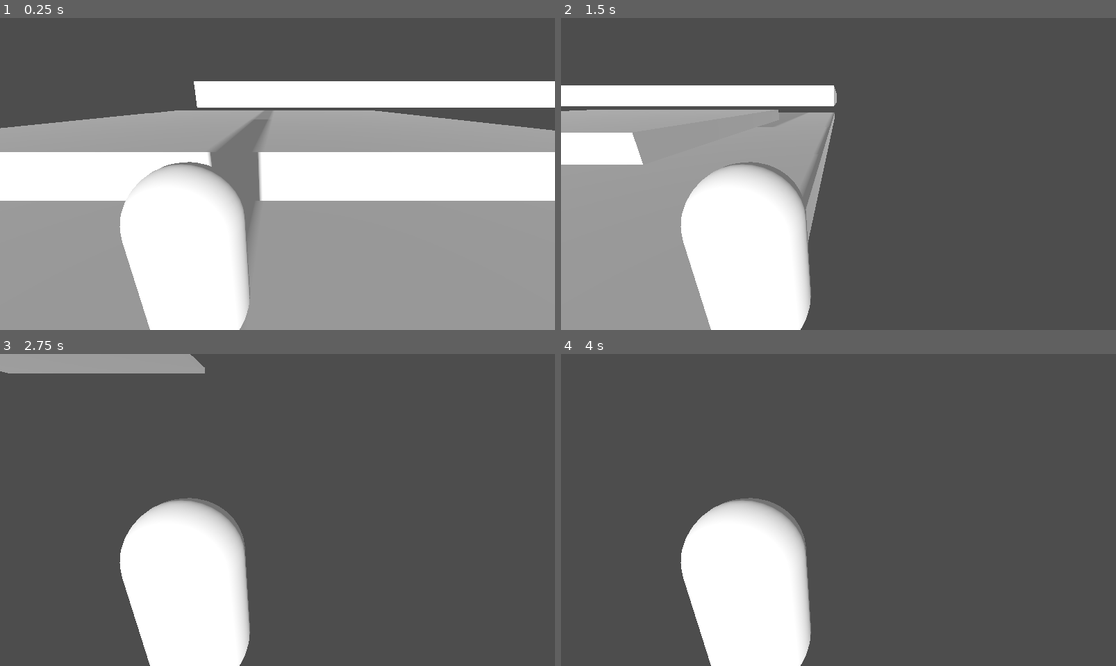
Above: before the commit, frames 1-4 (two rows, left to right).
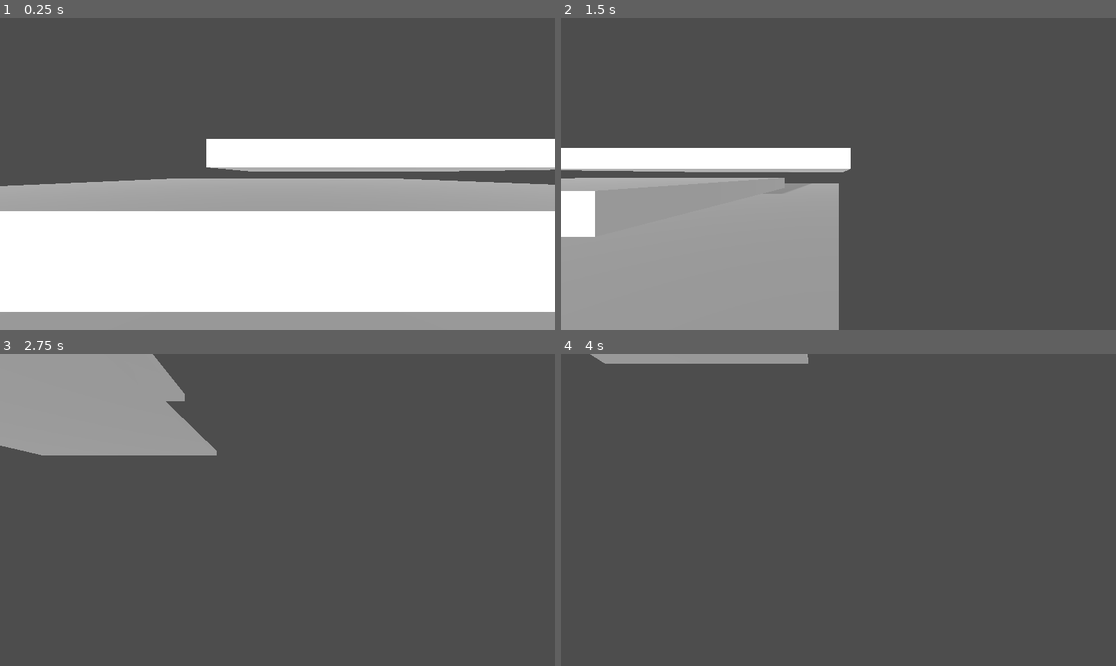
Above: after the commit, the same moments.

Repository: WildcatGameStudios/ScaryHouse
Game: Godot game, scene res://scenes/debug/debug_player_environment.tscn
Two runs of this game, one before a commit and one after it. Both use one fixed random seed, a clock stepped at 60 frames per second and the inputs below.
Inputs:
- Up to frame 1 (0.25 s): no input
- Up to frame 2 (1.5 s): tap Enter at 0.5 s; hold D (move_right) 0.53-1.28 s; hold Shift (run) 0.53-1.28 s; tap Space (jump) at 0.77 s; hold S (move_back) from 1.28 s (still down); tap Shift (run) at 1.35 s
- Up to frame 3 (2.75 s): tap Space (jump) at 1.52 s; release S (move_back) at 2.03 s; hold D (move_right) from 2.03 s (still down); hold Shift (run) from 2.03 s (still down)
- Up to frame 4 (4 s): release D (move_right) at 2.78 s; release Shift (run) at 2.78 s; hold W (move_forward) 2.78-3.53 s; tap Shift (run) at 2.85 s; tap Space (jump) at 3.02, 3.77 s; hold A (move_left) from 3.53 s (still down); hold Shift (run) from 3.53 s (still down)

The runs differ from the first frame. In frame 1, 57% of the frame differs, in the area x 0-100%, y 20-100%; in frame 2, 26%; in frame 3, 20%; in frame 4, 12%.

Commit message:
player: center camera in first pov, add pausing
This fixes the bug where the mouse, in not being captured, will go off
screen before the player can make a full rotation.

Diff:
--- a/project.godot
+++ b/project.godot
@@ -94,3 +94,9 @@
 "events": [Object(InputEventMouseButton,"resource_local_to_scene":false,"resource_name":"","device":-1,"window_id":0,"a …(253 unchanged characters)…
 ]
 }
+pause={
+"deadzone": 0.2,
+"events": [Object(InputEventKey,"resource_local_to_scene":false,"resource_name":"","device":0,"window_id":0,"alt_pressed":false,"shift_pressed":false,"ctrl_pressed":false,"meta_pressed":false,"pressed":false,"keycode":0,"physical_keycode":4194305,"key_label":0,"unicode":0,"location":0,"echo":false,"script":null)
+, Object(InputEventJoypadButton,"resource_local_to_scene":false,"resource_name":"","device":-1,"button_index":6,"pressure":0.0,"pressed":false,"script":null)
+]
+}
--- a/scenes/player.tscn
+++ b/scenes/player.tscn
@@ -2,9 +2,8 @@
 
 [ext_resource type="Script" uid="uid://qu65ebbkmrhx" path="res://scripts/player.gd" id="1_qhqgy"]
 [ext_resource type="Script" uid="uid://dntg3ga86vnxk" path="res://scripts/player_sm.gd" id="2_gmlin"]
+[ext_resource type="Script" uid="uid://c7gmidlc1qkdn" path="res://scripts/general/pause_handler.gd" id="4_dqkch"]
 [ext_resource type="PackedScene" uid="uid://b81qx5c25q7p2" path="res://scenes/general/hitbox.tscn" id="4_gmlin"]
-
-[sub_resource type="CapsuleMesh" id="CapsuleMesh_x7p2l"]
 
 [sub_resource type="CapsuleShape3D" id="CapsuleShape3D_8afob"]
 
@@ -15,10 +14,6 @@
 script = ExtResource("1_qhqgy")
 metadata/_custom_type_script = "uid://qu65ebbkmrhx"
 
-[node name="mesh" type="CSGMesh3D" parent="."]
-transform = Transform3D(1, 0, 0, 0, 1, 0, 0, 0, 1, 0, 0.9, 0)
-mesh = SubResource("CapsuleMesh_x7p2l")
-
 [node name="collider" type="CollisionShape3D" parent="."]
 transform = Transform3D(1, 0, 0, 0, 1, 0, 0, 0, 1, 0, 0.9, 0)
 shape = SubResource("CapsuleShape3D_8afob")
@@ -27,7 +22,7 @@
 transform = Transform3D(1, 0, 0, 0, 1, 0, 0, 0, 1, 0, 2.5, 1.6)
 
 [node name="Camera3D" type="Camera3D" parent="head"]
-transform = Transform3D(1, 0, 0, 0, 0.939693, 0.34202, 0, -0.34202, 0.939693, 0.8, -0.0999999, 0)
+transform = Transform3D(1, 0, 0, 0, 1, 0, 0, 0, 1, 0, -0.63256, -1.64506)
 current = true
 
 [node name="PSM" type="Node" parent="."]
@@ -50,6 +45,9 @@
 [node name="collider" type="CollisionShape3D" parent="hitbox"]
 shape = SubResource("CapsuleShape3D_lvxji")
 
+[node name="pause_handler" type="Node" parent="."]
+script = ExtResource("4_dqkch")
+
 [connection signal="timeout" from="timers/dash_timer" to="." method="_on_dash_timer_timeout"]
 [connection signal="timeout" from="timers/dash_cooldown_timer" to="." method="_on_dash_cooldown_timer_timeout"]
 [connection signal="timeout" from="timers/coyote_timer" to="." method="_on_coyote_timer_timeout"]
--- /dev/null
+++ b/scripts/general/pause_handler.gd
@@ -0,0 +1,9 @@
+extends Node
+
+func _process(_dt: float) -> void:
+	if Input.is_action_just_pressed("pause"):
+		get_tree().paused = !get_tree().paused
+	if get_tree().paused:
+		Input.mouse_mode = Input.MOUSE_MODE_VISIBLE
+	else:
+		Input.mouse_mode = Input.MOUSE_MODE_CAPTURED
--- a/scripts/player_sm.gd
+++ b/scripts/player_sm.gd
@@ -18,8 +18,6 @@
 var dt: float
 @onready var parent: player = $'../'
 @onready var cam: Camera3D = $'../head/Camera3D'
-@onready var sniper_gun: Node3D = $'../sniper_gun'
-@onready var scope: Marker3D = $'../sniper_gun/scope_view'
 @onready var overhead_cam: Vector3 = cam.position
 const ANY_STATE: String = ""
 
@@ -42,11 +40,8 @@
 	set_transition("Jump", ANY_STATE, func(_dt: float): parent.reset_jump())
 	set_transition(ANY_STATE, "Aim", func(_dt: float):
 		old_cam_basis = cam.transform.basis
-		cam.global_position = scope.global_position
-		old_gun_transform = sniper_gun.transform
 	)
 	set_transition("Aim", ANY_STATE, func(_dt: float):
-		sniper_gun.transform = old_gun_transform
 		cam.position = overhead_cam
 		cam.transform.basis = old_cam_basis
 	)
@@ -132,9 +127,6 @@
 	if walk_trigger():
 		queue_transition("Walk")
 
-	if Input.is_action_just_pressed("shoot_dart"):
-		queue_transition("Aim")
-
 func jump(dt: float):
 	handle_move(dt)
 	parent.move(dt)
@@ -183,16 +175,16 @@
 
 func aim(dt: float):
 	parent.move(dt)
-	var current_mouse_direction : Vector2 = Input.get_last_mouse_velocity()
-	var joystick_rotation : Vector2 = Input.get_vector("joystick_look_left", "joystick_look_right", "joystick_look_up", "joystick_look_down")
-	if current_mouse_direction :
+	var current_mouse_direction: Vector2 = Input.get_last_mouse_velocity()
+	var joystick_rotation: Vector2 = Input.get_vector("joystick_look_left", "joystick_look_right", "joystick_look_up", "joystick_look_down")
+	if current_mouse_direction:
 		# to move up and down we rotate along x-axis
 		parent.look_direction.x -= current_mouse_direction.y * parent.verticle_look_speed
 		#restric user camera angles for up/ down
 		parent.look_direction.x = clamp(parent.look_direction.x, deg_to_rad(parent.min_look_degree), deg_to_rad(parent.max_look_degree))
 		# get rotation for side by side which is rotating against y axis
 		parent.look_direction.y -= current_mouse_direction.x * parent.horizontal_look_speed
-	elif joystick_rotation :
+	elif joystick_rotation:
 		# to move up and down we rotate along x-axis
 		parent.look_direction.x -= joystick_rotation.y * parent.joystick_v_look_speed
 		#restric user camera angles for up/ down
@@ -207,21 +199,6 @@
 	cam.basis = Basis()
 	cam.rotate_x(parent.look_direction.x)
 
-	# to get rotations about scope instead of gun origin, we translate first...
-	var old_scope_pos = scope.global_position
-	sniper_gun.global_position = scope.global_position
-	# rotate...
-	sniper_gun.transform.basis = Basis()
-	# HACK: sniper gun's rotation is backwards, so we patch that here
-	sniper_gun.rotate_x(-parent.look_direction.x)
-	sniper_gun.rotate_y(PI)
-	# then restore position
-	var pos_diff = old_scope_pos - scope.global_position
-	sniper_gun.global_position += pos_diff
-
-	if Input.is_action_just_pressed("shoot_dart"):
-		sniper_gun.shoot_dart()
-
 	if Input.is_action_just_pressed("run"):
 		queue_transition("Idle")
 		return
Not shown, added: scripts/general/pause_handler.gd.uid
